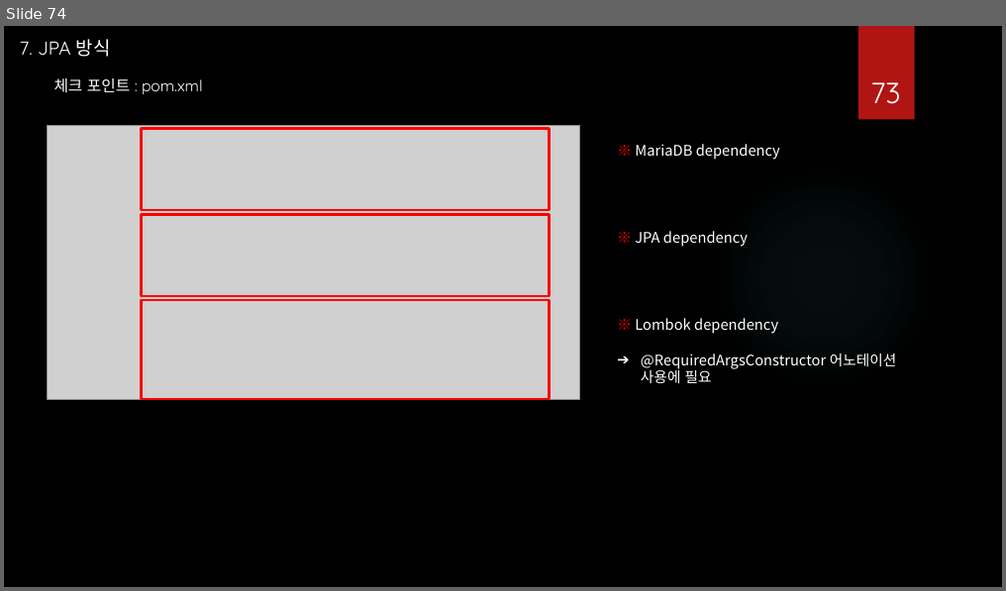
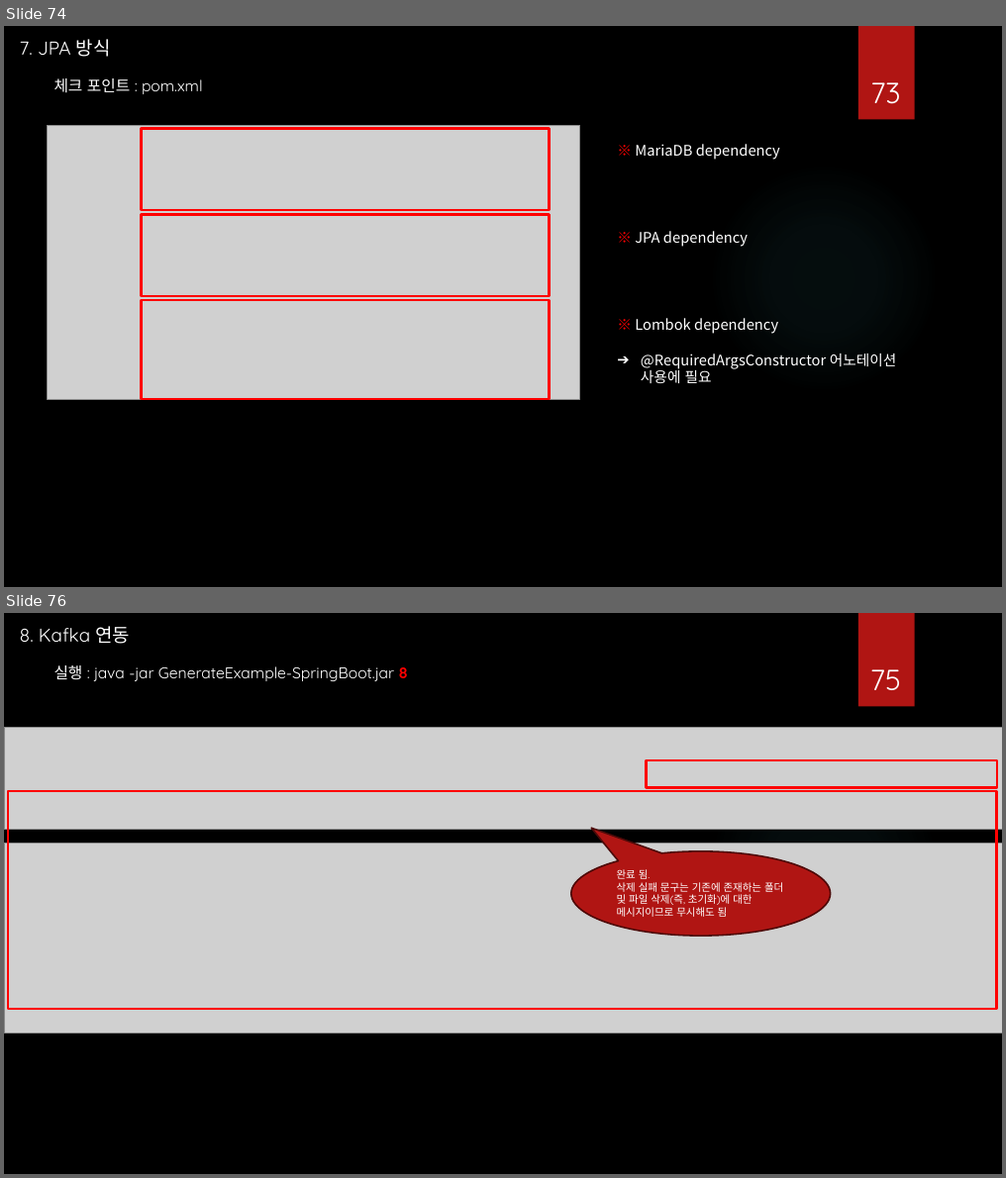
Before and after one commit to hancha123/Spring-Boot, a slide deck: Spring Boot Template.pptx. Shown one above the other, each under a label of ours: slide 74 before the commit, slides 74 and 76 after it; the slides between them are not shown. The pictures are 1006x591 and 1006x1178 pixels, drawn with LibreOffice and Linux fonts; fonts in the diff are those of the drawing; grey boxes stand for pictures; background and template pictures are left out. Boxes give left, top, right and bottom in pixels: in the first picture for what was removed or moved away, otherwise in the second. Text is boxed around its words. In the diff, an @@ line names an element or a change of style, - is before the commit and + after.

Commit message:
SpringBoot Template Generator User Guide

```diff
--- a/Spring Boot Template.pptx
+++ b/Spring Boot Template.pptx
@@ slide 76 added at <box>4,613,1002,1174</box>, background picture (left out); not listed: 2 template elements that a slide beside it also shows @@
@@ text added at <box>20,626,130,644</box>, 18 pt, text #FFFFFF @@
+8. Kafka 연동
@@ text added at <box>54,665,408,681</box>, 15 pt, text #FFFFFF @@
+실행 : java -jar GenerateExample-SpringBoot.jar 8
@@ page number added at <box>870,669,901,690</box>, 28 pt, text #FFFFFF @@
+75
@@ picture added at <box>4,728,1002,830</box> @@
@@ rectangle added at <box>647,761,997,787</box>, outline #FF0000 2.25 pt @@
@@ rectangle added at <box>8,791,997,1009</box>, outline #FF0000 2.25 pt @@
@@ picture added at <box>4,843,1002,1033</box> @@
@@ speech bubble added at <box>571,852,831,937</box>, fill #B01513, outline #4D0908 1.5 pt, 10 pt, text #FFFFFF @@
+완료 됨.
+삭제 실패 문구는 기존에 존재하는 폴더 및 파일 삭제(즉, 초기화)에 대한 메시지이므로 무시해도 됨
```
Also in this commit, not shown: 1 slide changed, 10 other slides added.
